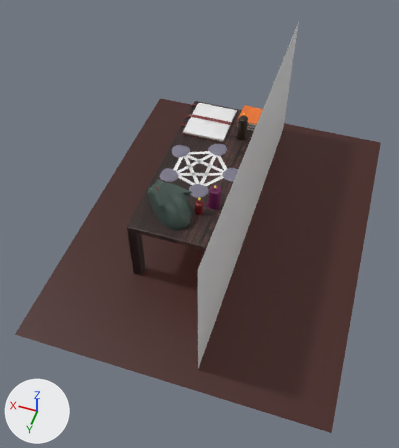
What one commit did to the Blender file Assets/Models/Tisch-Scene.blend.
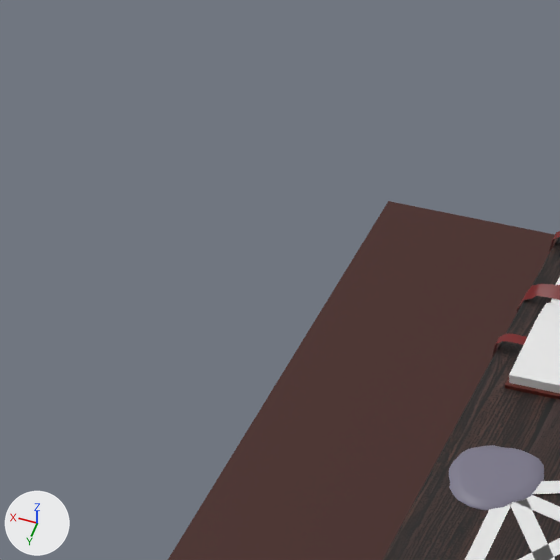
Old and new are each drawn whole from a 50 mm camera at (-5.44, 17.69, 17.62) aimed at (0.87, -1.65, -5.82) and again close up on the part from 21% to 48% of the width and 13% to 37% of the height. Lighting does not change. The marker at lower left points along +X, +Y and +Z.

Script lines for the objects in view, before the commit:
```python
me_fläche = bpy.data.meshes.new('Fläche')
me_fläche.from_pydata([(-1.0, -1.0, 0.0), (1.0, -1.0, 0.0), (-1.0, 1.0, 0.0), (1.0, 1.0, 0.0)], [], [(0, 1, 3, 2)])
me_fläche.materials.append(mat_boden)  # dark red #310800
me_fläche_015 = bpy.data.meshes.new('Fläche.015')
me_fläche_015.from_pydata([(-0.88, -0.08, 0.0), (0.88, -0.08, 0.0), (-0.88, 0.08, 0.0), (0.88, 0.08, 0.0)], [], [(0, 1, 3, 2)])
me_fläche_015.materials.append(mat_kreide)  # white #e7e7e7
me_zylinder_005 = bpy.data.meshes.new('Zylinder.005')
me_zylinder_005.from_pydata(...)  # 128 vertices, 97 faces; spans x -1.03..0.98, y -1.04..0.98, z -3.11..0.7
me_zylinder_005.polygons.foreach_set('use_smooth', [True] * 97)
me_zylinder_005.materials.append(mat_stone)  # grey #7a778a
ob_boden = bpy.data.objects.new('Boden', me_fläche)
ob_boden.location = (-1.03, 0.16, -3.19)
ob_boden.scale = (6.72, 8.68, 1.0)
ob_kreide_009 = bpy.data.objects.new('Kreide.009', me_fläche_015)
ob_kreide_009.location = (1.35, 0.02, 0.14)
ob_kreide_009.rotation_euler = (0.0, 0.0, -1.555)  # degrees (0, 0, -89)
ob_runeplate_3 = bpy.data.objects.new('Runeplate 3', me_zylinder_005)
ob_runeplate_3.location = (1.54, -0.78, 0.14)
ob_runeplate_3.rotation_euler = (0.0, 0.0, -1.505)  # degrees (0, 0, -86)
ob_runeplate_3.scale = (0.43, 0.43, -0.0165)
# also in view: 'Tisch' at (0.0, -0.19, -1.53); 'Kreide.005' at (0.6, 0.32, 0.14); 'Buch offen' at (0.82, -3.24, 0.22)
```
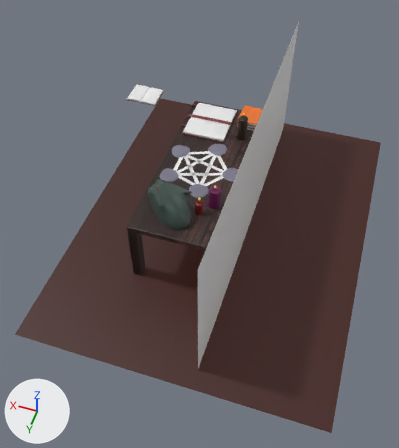
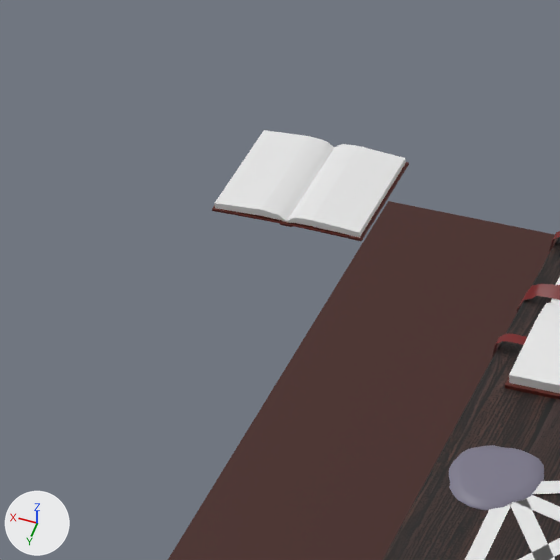
Pixel boxes [x1, y1, x2, y2] of what changed, in the close-ups (560 x 560 px):
'BuchTutorial', added: after [212, 130, 409, 241]
    faces in mat_papier (white #e7e7e7): [214, 130, 406, 238]
    faces in mat_lederband (dark red #5a1d13): [212, 162, 409, 241]

Diff of the bpy script that builds the scene:
```diff
--- a/Assets/Models/Tisch-Scene.blend.py
+++ b/Assets/Models/Tisch-Scene.blend.py
@@ me_würfel_002 @@
+me_würfel_002.from_pydata(...)  # 102 vertices, 100 faces; spans x -1.05..1.05, y -1.25..1.25, z -0.11..0.08
+me_würfel_002.polygons.foreach_set('use_smooth', [True] * 100)
+# faces by material slot: [70, 26, 4]
+me_würfel_002.materials.append(mat_lederband)  # dark red #5a1d13
+me_würfel_002.materials.append(mat_papier)  # white #e7e7e7
+me_würfel_002.materials.append(mat_wachs__rot)  # dark red #721415
@@ ob_buchtutorial @@
+ob_buchtutorial = bpy.data.objects.new('BuchTutorial', me_würfel_002)
+ob_buchtutorial.location = (10.54, -16.9, -9.76)
+ob_buchtutorial.rotation_euler = (0.0, 0.0, -1.571)  # degrees (0, 0, -90)
```
